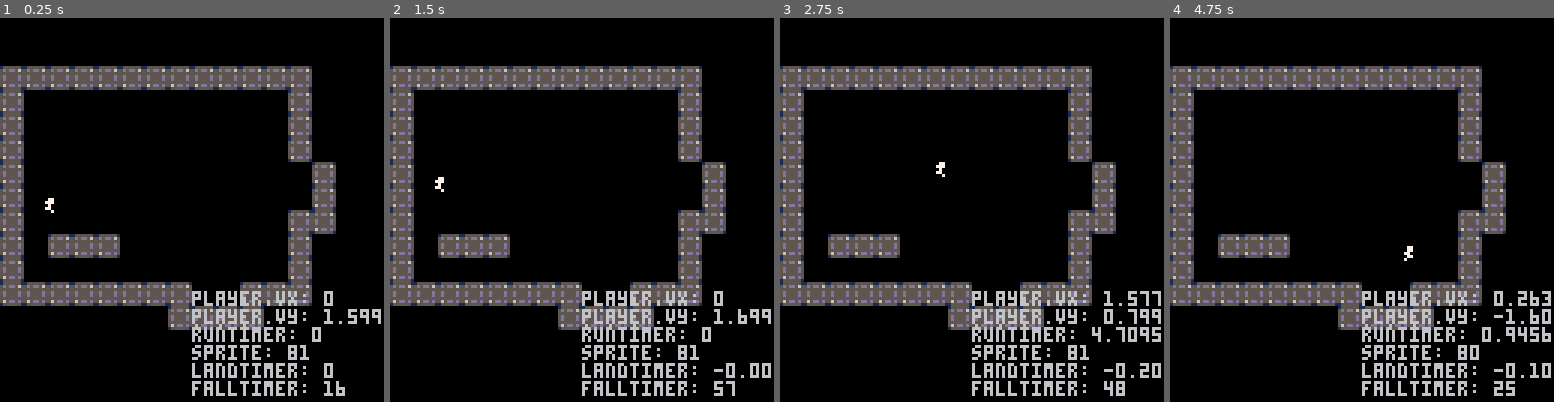
Above: before the commit, frames 1-4 (left to right).
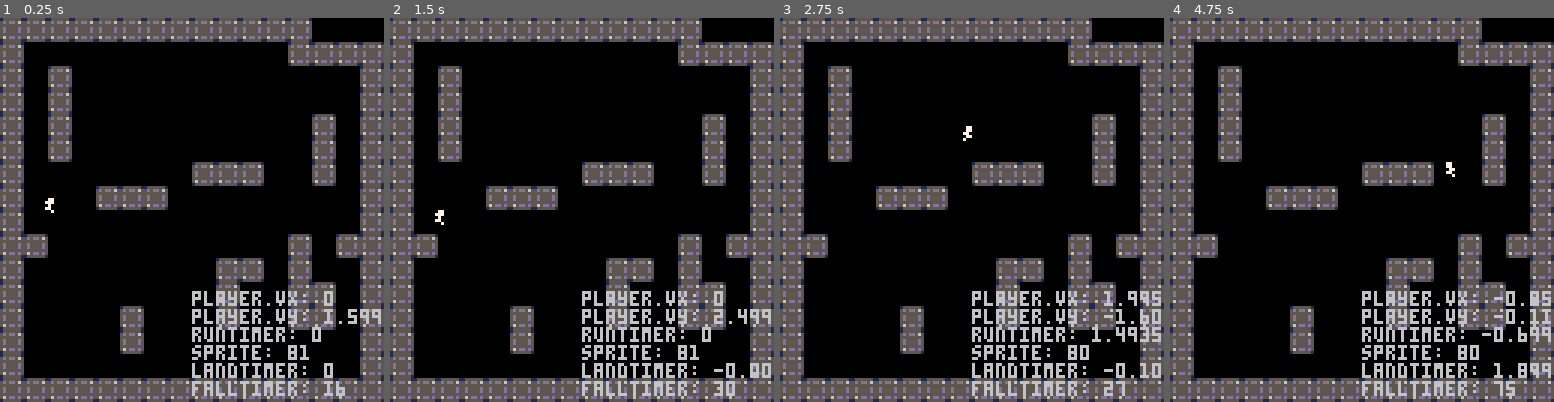
Above: after the commit, the same moments.

Repository: charlietran/pico8-games
Game: PICO-8 cartridge runboi.p8
Two runs of this game, one before a commit and one after it. Both use one fixed random seed, a clock stepped at 60 frames per second and the inputs below.
Inputs:
- Up to frame 1 (0.25 s): no input
- Up to frame 2 (1.5 s): tap O (Z key) at 0.7 s
- Up to frame 3 (2.75 s): hold Right 1.6-2.1 s; tap O (Z key) at 1.7, 2.1, 2.5 s; hold Right from 2.47 s (still down)
- Up to frame 4 (4.75 s): tap O (Z key) every 0.4 s from 2.9 to 4.5 s; release Right at 3.03 s; hold Left 3.08-3.58 s; hold Right 4.02-4.68 s

The runs differ from the first frame. In frame 1, 39% of the frame differs, in the area x 0-100%, y 0-100%; in frame 2, 39%; in frame 3, 39%; in frame 4, 39%.

Commit message:
Expand the map a bit

Diff:
--- a/runboi.p8
+++ b/runboi.p8
@@ -483,104 +483,107 @@
 0000000000000000000000000000000000000000000000000000000000000000000000000000000000000000000000000706050301020408000000000000000000000000000000000000000000000000000000000000000000000000000000000000000000000000000000000000000000000000000000000000000000000000
 0000000000000000000000000000000000000000000000000000000000000000000000000000000000000000000000000000000000000000000000000000000000000000000000000000000000000000000000000000000000000000000000000000000000000000000000000000000000000000000000000000000000000000
 __map__
-0000000000000000000000000000000000000000000000000000000000000000000000000000000000000000000000000000000000000000000000000000000000000000000000000000000000000000000000000000000000000000000000000000000000000000000000000000000000000000000000000000000000000000
-0000000000000000000000000000000000000000000000000000000000000000000000000000000000000000000000000000000000000000000000000000000000000000000000000000000000000000000000000000000000000000000000000000000000000000000000000000000000000000000000000000000000000000
 0101010101010101010101010100000000000000000000000000000000000000000000000000000000000000000000000000000000000000000000000000000000000000000000000000000000000000000000000000000000000000000000000000000000000000000000000000000000000000000000000000000000000000
-0100000000000000000000000100000000000000000000000000000000000000000000000000000000000000000000000000000000000000000000000000000000000000000000000000000000000000000000000000000000000000000000000000000000000000000000000000000000000000000000000000000000000000
-0100000000000000000000000100000000000000000000000000000000000000000000000000000000000000000000000000000000000000000000000000000000000000000000000000000000000000000000000000000000000000000000000000000000000000000000000000000000000000000000000000000000000000
-0100000000000000000000000100000000000000000000000000000000000000000000000000000000000000000000000000000000000000000000000000000000000000000000000000000000000000000000000000000000000000000000000000000000000000000000000000000000000000000000000000000000000000
-0100000000000000000000000001000000000000000000000000000000000000000000000000000000000000000000000000000000000000000000000000000000000000000000000000000000000000000000000000000000000000000000000000000000000000000000000000000000000000000000000000000000000000
-0100000000000000000000000001000000000000000000000000000000000000000000000000000000000000000000000000000000000000000000000000000000000000000000000000000000000000000000000000000000000000000000000000000000000000000000000000000000000000000000000000000000000000
-0100000000000000000000000101000000000000000000000000000000000000000000000000000000000000000000000000000000000000000000000000000000000000000000000000000000000000000000000000000000000000000000000000000000000000000000000000000000000000000000000000000000000000
-0100010101000000000000000100000000000000000000000000000000000000000000000000000000000000000000000000000000000000000000000000000000000000000000000000000000000000000000000000000000000000000000000000000000000000000000000000000000000000000000000000000000000000
-0100000000000000000000000100000000000000000000000000000000000000000000000000000000000000000000000000000000000000000000000000000000000000000000000000000000000000000000000000000000000000000000000000000000000000000000000000000000000000000000000000000000000000
-0101010101010101000001010100000000000000000000000000000000000000000000000000000000000000000000000000000000000000000000000000000000000000000000000000000000000000000000000000000000000000000000000000000000000000000000000000000000000000000000000000000000000000
-0000000000000001010101000000000000000000000000000000000000000000000000000000000000000000000000000000000000000000000000000000000000000000000000000000000000000000000000000000000000000000000000000000000000000000000000000000000000000000000000000000000000000000
-…(88 lines of a section not shown)…
+0100000000000000000000000101010100000000000000000000000000000000000000000000000000000000000000000000000000000000000000000000000000000000000000000000000000000000000000000000000000000000000000000000000000000000000000000000000000000000000000000000000000000000
+0100010000000000000000000000000100000000000000000000000000000000000000000000000000000000000000000000000000000000000000000000000000000000000000000000000000000000000000000000000000000000000000000000000000000000000000000000000000000000000000000000000000000000
+0100010000000000000000000000000100000000000000000000000000000000000000000000000000000000000000000000000000000000000000000000000000000000000000000000000000000000000000000000000000000000000000000000000000000000000000000000000000000000000000000000000000000000
+0100010000000000000000000001000100000000000000000000000000000000000000000000000000000000000000000000000000000000000000000000000000000000000000000000000000000000000000000000000000000000000000000000000000000000000000000000000000000000000000000000000000000000
+0100010000000000000000000001000100000000000000000000000000000000000000000000000000000000000000000000000000000000000000000000000000000000000000000000000000000000000000000000000000000000000000000000000000000000000000000000000000000000000000000000000000000000
+0100000000000000010101000001000100000000000000000000000000000000000000000000000000000000000000000000000000000000000000000000000000000000000000000000000000000000000000000000000000000000000000000000000000000000000000000000000000000000000000000000000000000000
+0100000001010100000000000000000100000000000000000000000000000000000000000000000000000000000000000000000000000000000000000000000000000000000000000000000000000000000000000000000000000000000000000000000000000000000000000000000000000000000000000000000000000000
+0100000000000000000000000000000100000000000000000000000000000000000000000000000000000000000000000000000000000000000000000000000000000000000000000000000000000000000000000000000000000000000000000000000000000000000000000000000000000000000000000000000000000000
+0101000000000000000000000100010100000000000000000000000000000000000000000000000000000000000000000000000000000000000000000000000000000000000000000000000000000000000000000000000000000000000000000000000000000000000000000000000000000000000000000000000000000000
+0100000000000000000101000100000100000000000000000000000000000000000000000000000000000000000000000000000000000000000000000000000000000000000000000000000000000000000000000000000000000000000000000000000000000000000000000000000000000000000000000000000000000000
+0100000000000000000100000101000100000000000000000000000000000000000000000000000000000000000000000000000000000000000000000000000000000000000000000000000000000000000000000000000000000000000000000000000000000000000000000000000000000000000000000000000000000000
+0100000000010000000100000101000100000000000000000000000000000000000000000000000000000000000000000000000000000000000000000000000000000000000000000000000000000000000000000000000000000000000000000000000000000000000000000000000000000000000000000000000000000000
+0100000000010000000000000000000100000000000000000000000000000000000000000000000000000000000000000000000000000000000000000000000000000000000000000000000000000000000000000000000000000000000000000000000000000000000000000000000000000000000000000000000000000000
+0100000000000000000000000000000100000000000000000000000000000000000000000000000000000000000000000000000000000000000000000000000000000000000000000000000000000000000000000000000000000000000000000000000000000000000000000000000000000000000000000000000000000000
+0101010101010101010101010101010100000000000000000000000000000000000000000000000000000000000000000000000000000000000000000000000000000000000000000000000000000000000000000000000000000000000000000000000000000000000000000000000000000000000000000000000000000000
+…(88 lines of a section not shown)…
